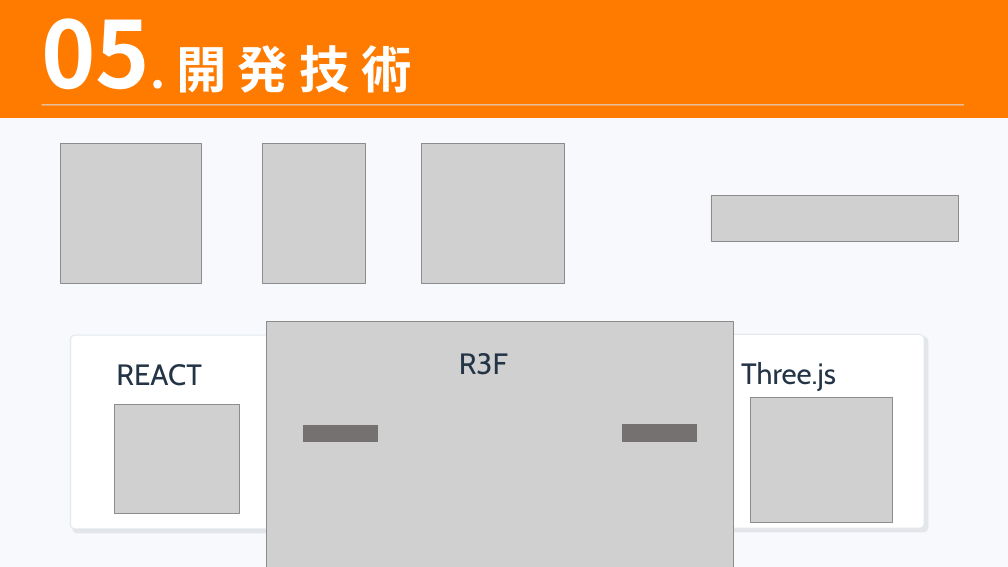
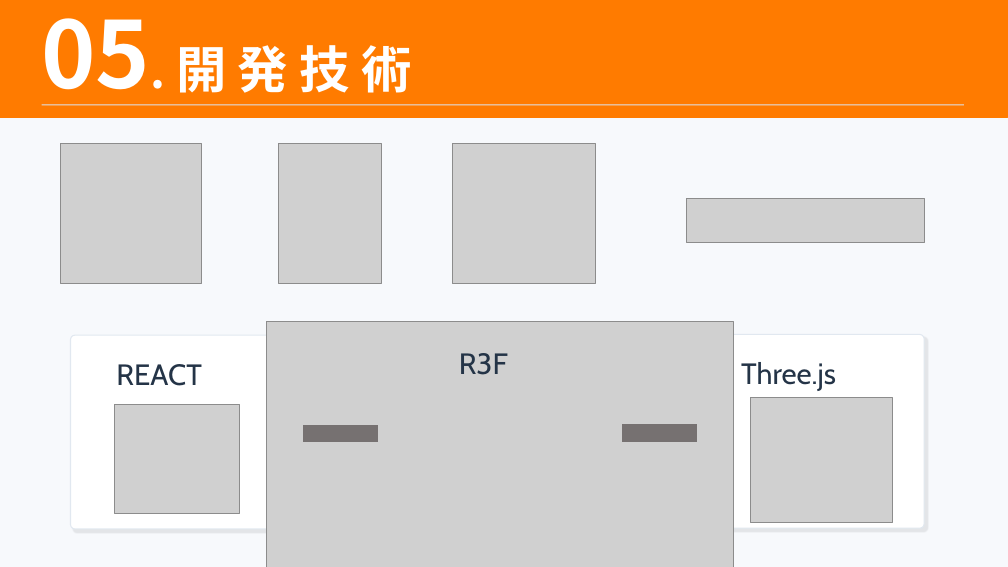
Before and after one commit to aboshi1539/Personal_production_2, a slide deck: slide 7 of 0H01002_網干風駕_個人製作.pptx. Drawn at 1008x567 pixels with LibreOffice and Linux fonts; fonts in the diff are those of the drawing; grey boxes stand for pictures. Boxes give left, top, right and bottom in pixels: in the first picture for what was removed or moved away, otherwise in the second. Text is boxed around its words. In the diff, an @@ line names an element or a change of style, - is before the commit and + after.

```diff
--- a/0H01002_網干風駕_個人製作.pptx
+++ b/0H01002_網干風駕_個人製作.pptx
@@ picture: place and size @@
-picture at (263,143,365,284)
+picture at (279,143,381,284)
@@ picture: place and size @@
-picture at (421,143,564,284)
+picture at (452,143,595,284)
@@ picture: place and size @@
-picture at (711,195,958,240)
+picture at (687,198,925,242)
```
Also in this commit, not shown: 2 other files.
